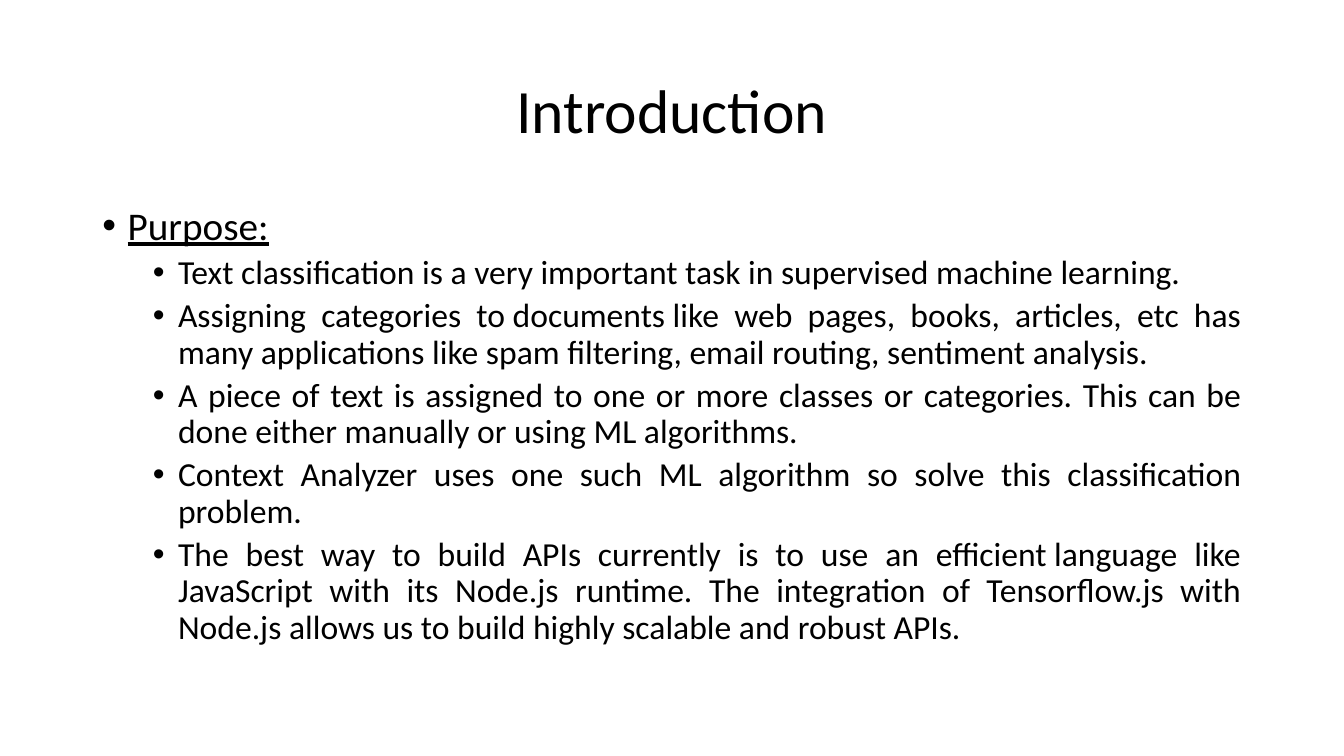
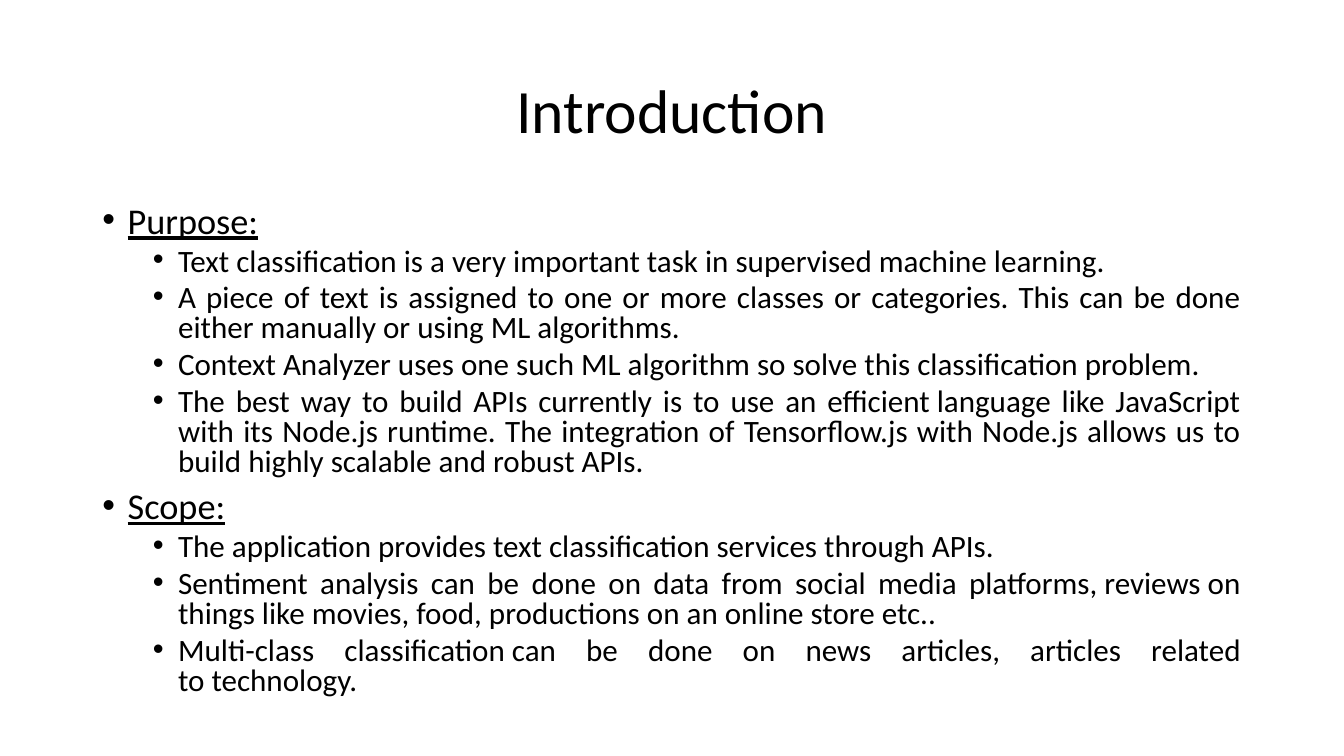
Before and after one commit to HarshaKy/text-classifier, a slide deck: slide 4 of docs/Presentation.pptx. Drawn at 1344x756 pixels with LibreOffice and Linux fonts; fonts in the diff are those of the drawing. Boxes give left, top, right and bottom in pixels: in the first picture for what was removed or moved away, otherwise in the second. Text is boxed around its words. In the diff, an @@ line names an element or a change of style, - is before the commit and + after.

Commit message:
ppt for 2nd presentation

```diff
--- a/docs/Presentation.pptx
+++ b/docs/Presentation.pptx
@@ text at bbox=[128, 210, 1240, 478]: size 28 to 25.9 pt in "Purpose:"; size 24 to 22.2 pt in "Text classification is a very important task ...", "A piece of text is assigned to ...", "Context Analyzer uses one such ML algorithm ...", "The best way to build APIs currently ..."; line spacing 0.9 to 0.8 @@
@@ text at bbox=[178, 303, 1241, 370]: paragraph removed @@
-  • Assigning categories to documents like web pages, books, articles, etc has many applications like spam filtering, email routing, sentiment analysis.
@@ text at bbox=[128, 495, 1241, 697]: paragraphs added @@
+• Scope:
+  • The application provides text classification services through APIs.
+  • Sentiment analysis can be done on data from social media platforms, reviews on things like movies, food, productions on an online store etc..
+  • Multi-class classification can be done on news articles, articles related to technology.
```
Also in this commit, not shown: 3 other slides changed, 7 slides added.
